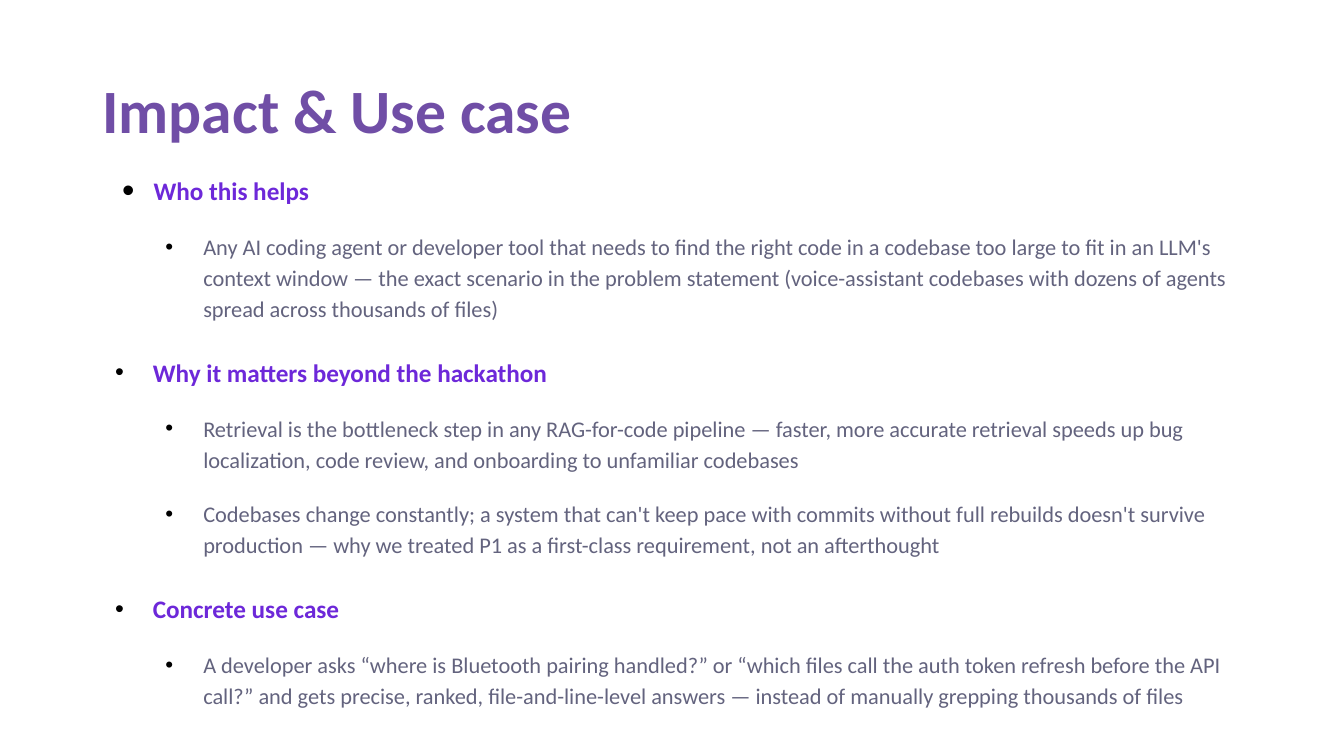
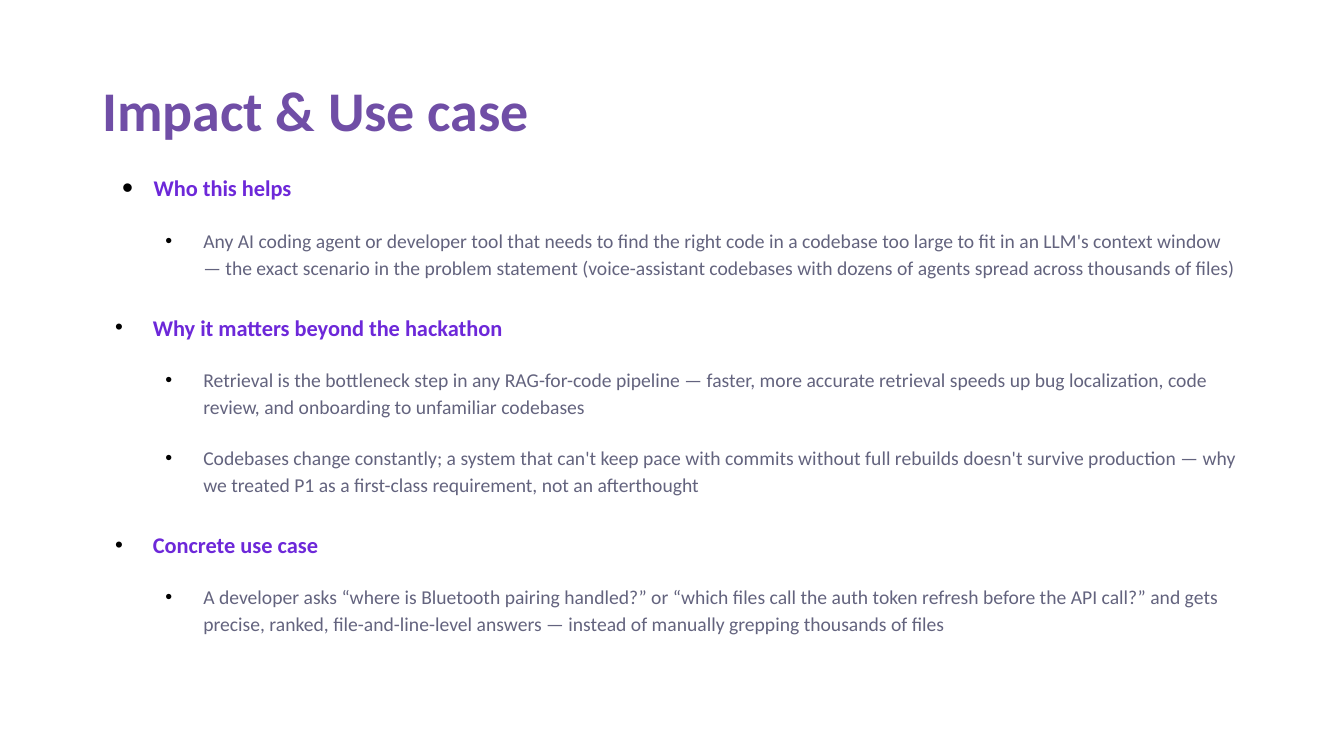
Before and after one commit to soumya12-droid/Agentic_Code_Intelligence, a slide deck: slide 7 of VIT_Vellore_Shard_Submission.pptx. Drawn at 1344x756 pixels with LibreOffice and Linux fonts; fonts in the diff are those of the drawing. Boxes give left, top, right and bottom in pixels: in the first picture for what was removed or moved away, otherwise in the second. Text is boxed around its words. In the diff, an @@ line names an element or a change of style, - is before the commit and + after.

Commit message:
Update submission deck: accurate pipeline description and results
Replace the presentation with the final version. The deck now describes the
shipped pipeline (dense bge-small-en-v1.5 plus BM25 with weighted reciprocal
rank fusion, no reranker), reports both rejected rerankers, and covers the
structural queries, incremental versioning and lineage results with the
measured numbers.

```diff
--- a/VIT_Vellore_Shard_Submission.pptx
+++ b/VIT_Vellore_Shard_Submission.pptx
@@ title "Impact & Use case" at [102,94,529,140]: size 44 to 40 pt @@
@@ text "Who this helps" at [153,180,1236,635]: size 18 to 16 pt in "Who this helps", "Why it matters beyond the hackathon", "Concrete use case"; size 16 to 14 pt @@
```
Also in this commit, not shown: 9 other slides changed.
